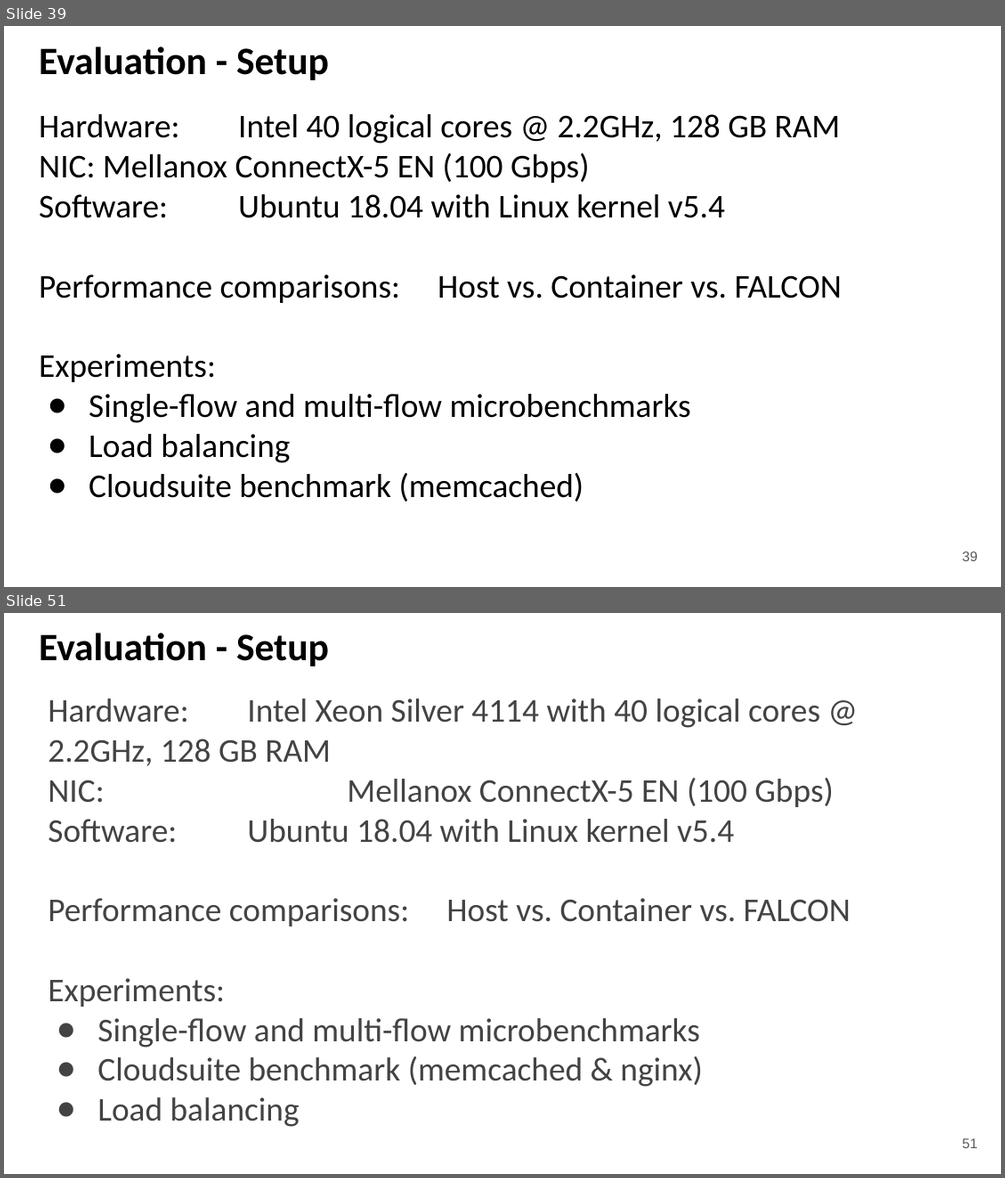
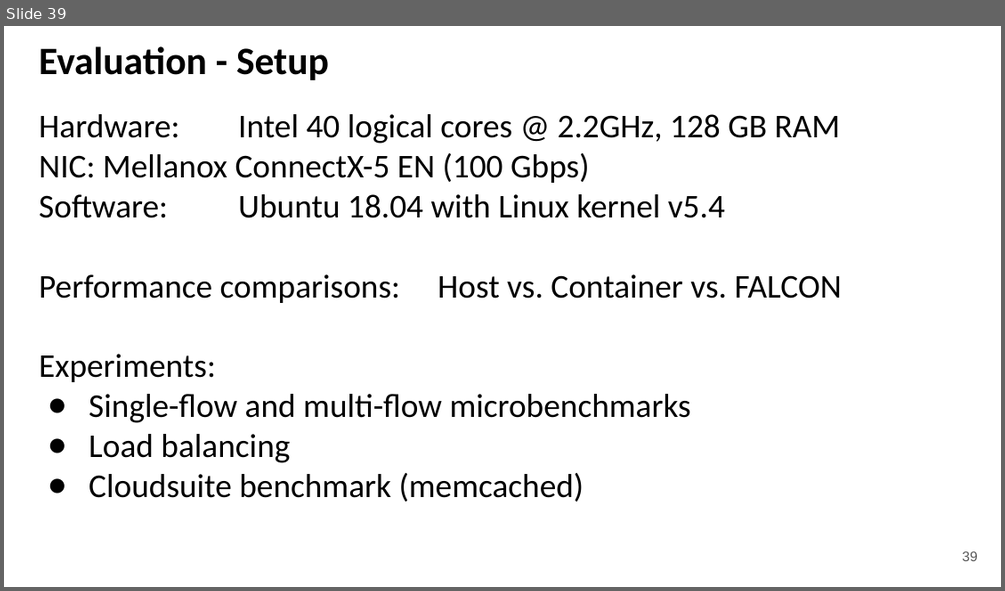
Before and after one commit to kevinsuo/kevinsuo.github.io, a slide deck: ksuo_homepage_files/eurosys21-slides.pptx. Shown one above the other, each under a label of ours: slides 39 and 51 before the commit, slide 39 after it; the slides between them are not shown. The pictures are 1005x1178 and 1005x591 pixels, drawn with LibreOffice and Linux fonts; fonts in the diff are those of the drawing. Boxes give left, top, right and bottom in pixels: in the first picture for what was removed or moved away, otherwise in the second. Text is boxed around its words. In the diff, an @@ line names an element or a change of style, - is before the commit and + after.

```diff
--- a/ksuo_homepage_files/eurosys21-slides.pptx
+++ b/ksuo_homepage_files/eurosys21-slides.pptx
@@ slide 51 removed at (x1=4, y1=613, x2=1001, y2=1174), background #FFFFFF @@
@@ title removed at (x1=39, y1=633, x2=329, y2=666) @@
-Evaluation - Setup
@@ text removed at (x1=48, y1=698, x2=850, y2=1127) @@
-Hardware: Intel Xeon Silver 4114 with 40 logical cores @ 2.2GHz, 128 GB RAM
-NIC: Mellanox ConnectX-5 EN (100 Gbps)
-Software: Ubuntu 18.04 with Linux kernel v5.4
-Performance comparisons: Host vs. Container vs. FALCON
-Experiments:
-● Single-flow and multi-flow microbenchmarks
-● Cloudsuite benchmark (memcached & nginx)
-● Load balancing
@@ page number removed at (x1=962, y1=1138, x2=977, y2=1148) @@
-51
```
Also in this commit, not shown: 26 slides changed, 4 slides added, 16 other slides removed, 1 other file.
